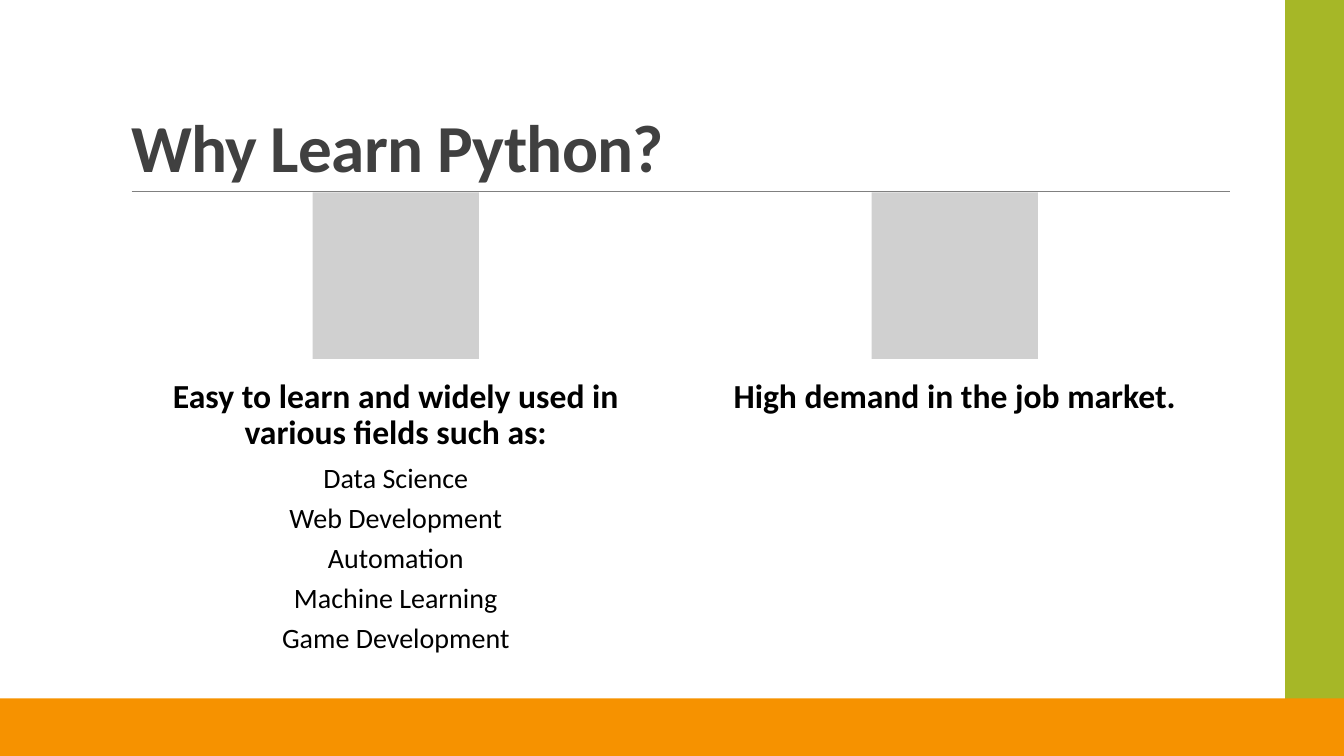
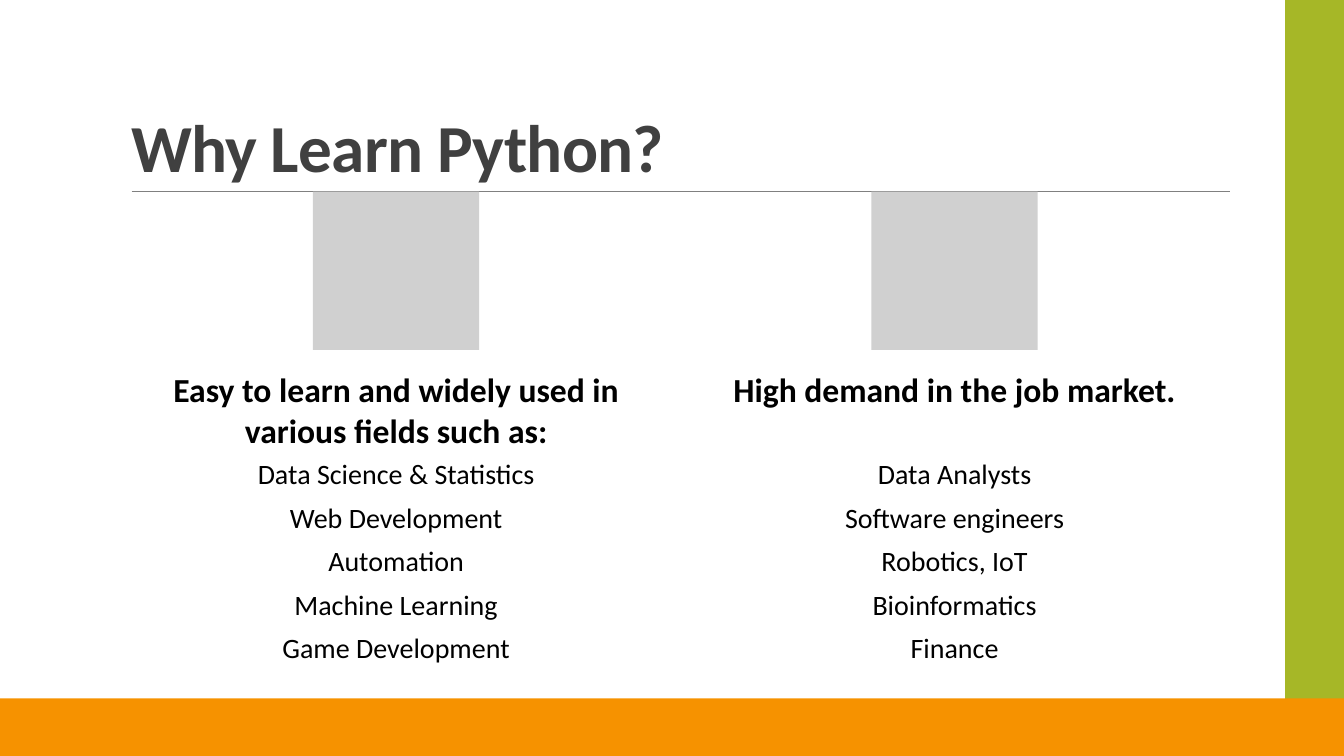
Before and after one commit to Panos1992/Intro_to_python_2025, a slide deck: slide 2 of L0_Introduction.pptx. Drawn at 1344x756 pixels with LibreOffice and Linux fonts; fonts in the diff are those of the drawing; grey boxes stand for pictures; background and template pictures are left out. Boxes give left, top, right and bottom in pixels: in the first picture for what was removed or moved away, otherwise in the second. Text is boxed around its words. In the diff, an @@ line names an element or a change of style, - is before the commit and + after.

```diff
--- a/L0_Introduction.pptx
+++ b/L0_Introduction.pptx
@@ picture: place and size @@
-picture at [313, 193, 479, 359]
+picture at [313, 192, 479, 350]
@@ picture: place and size @@
-picture at [872, 193, 1038, 359]
+picture at [871, 192, 1037, 350]
@@ text "Easy to learn and widely ..." at [173, 378, 618, 444]: line spacing 0.9 to 1 @@
@@ text "High demand in the job ..." at [733, 378, 1175, 408]: line spacing 0.9 to 1 @@
@@ text "Data Science & Statistics": place and size @@
-text "Data Science & Statistics" at [282, 468, 510, 653]
+text "Data Science & Statistics" at [258, 464, 535, 663]
@@ text at [258, 464, 535, 485]: text changed @@
-Data Science
+Data Science & Statistics
@@ text added at [845, 464, 1064, 659], 20 pt, text #000000 @@
+Data Analysts
+Software engineers
+Robotics, IoT
+Bioinformatics
+Finance
@@ text at [282, 508, 510, 663]: line spacing 0.9 to 1 @@
```
Also in this commit, not shown: 3 other slides changed.
